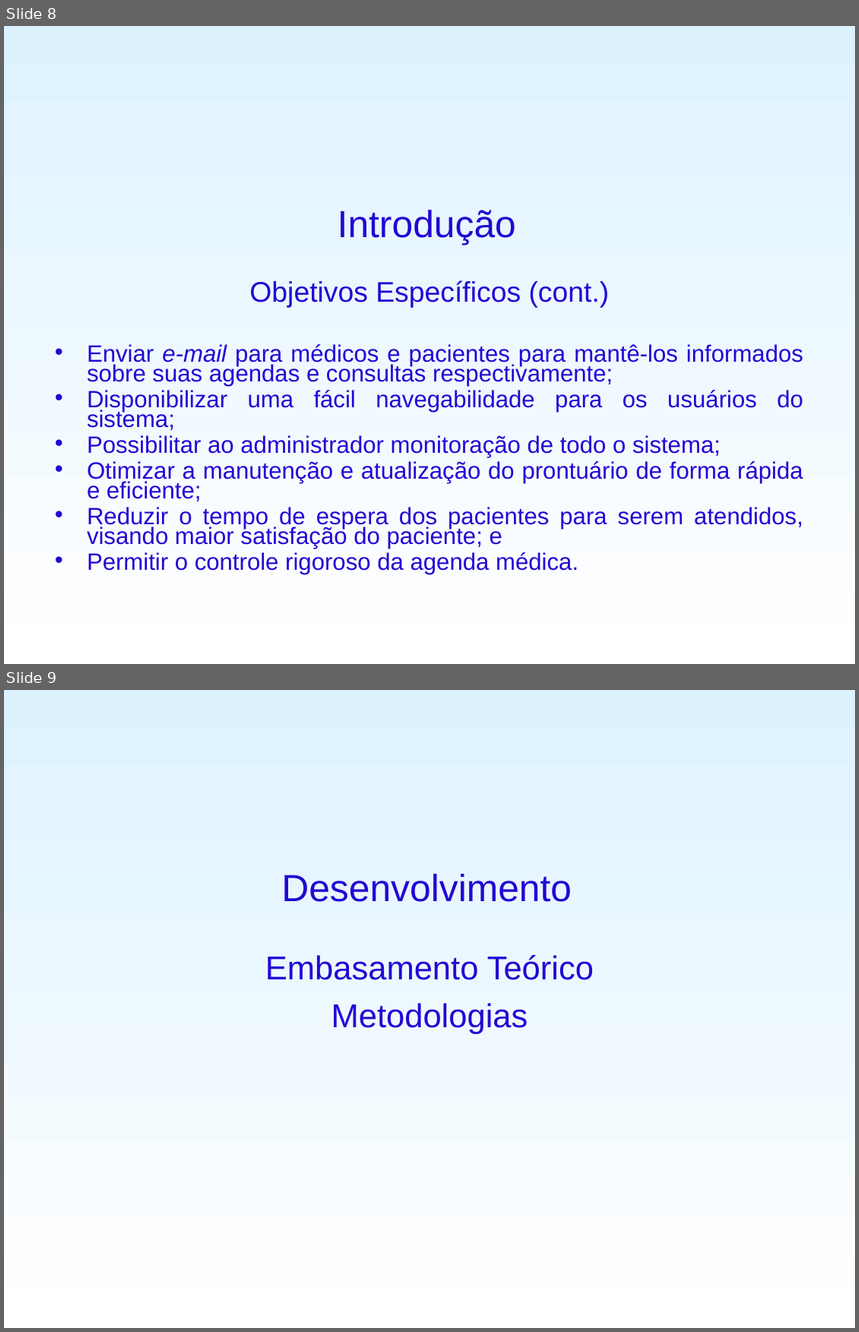
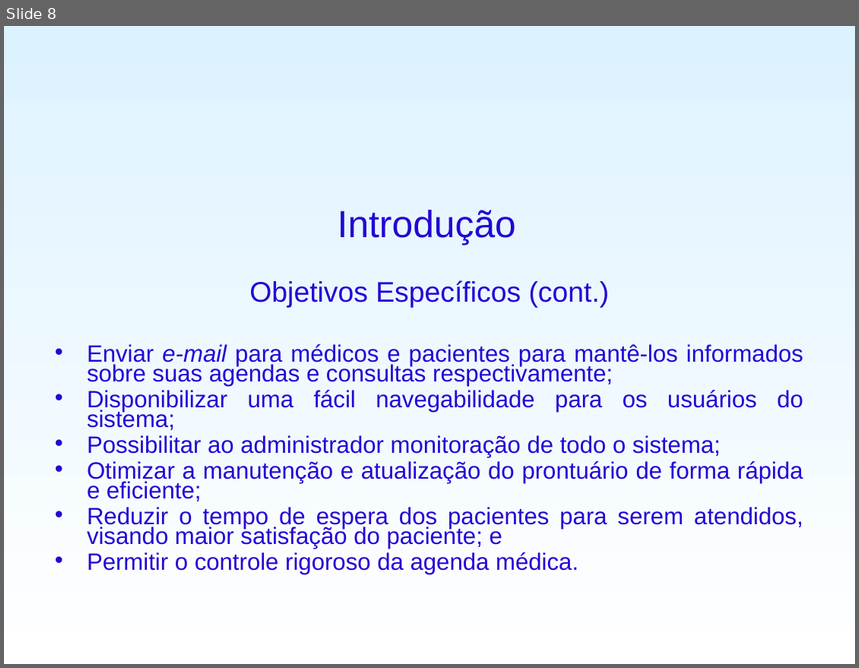
Before and after one commit to fygarciaj/spammichelangelo, a slide deck: SisPAM/PreProjeto/ApresentaçãoTCC.ppt. Shown one above the other, each under a label of ours: slides 8 and 9 before the commit, slide 8 after it. The pictures are 859x1332 and 859x668 pixels, drawn with LibreOffice and Linux fonts; fonts in the diff are those of the drawing; background and template pictures are left out. Boxes give left, top, right and bottom in pixels: in the first picture for what was removed or moved away, otherwise in the second. Text is boxed around its words. In the diff, an @@ line names an element or a change of style, - is before the commit and + after.

```diff
--- a/SisPAM/PreProjeto/ApresentaçãoTCC.ppt
+++ b/SisPAM/PreProjeto/ApresentaçãoTCC.ppt
@@ slide 9 removed at (4, 690, 855, 1328), background gradient #DDF2FF to #FFFFFF @@
@@ title removed at (281, 874, 572, 902) @@
-Desenvolvimento
@@ text removed at (265, 955, 594, 1034) @@
-Embasamento Teórico
-Metodologias
```
Also in this commit, not shown: 10 slides added, 1 other file.
